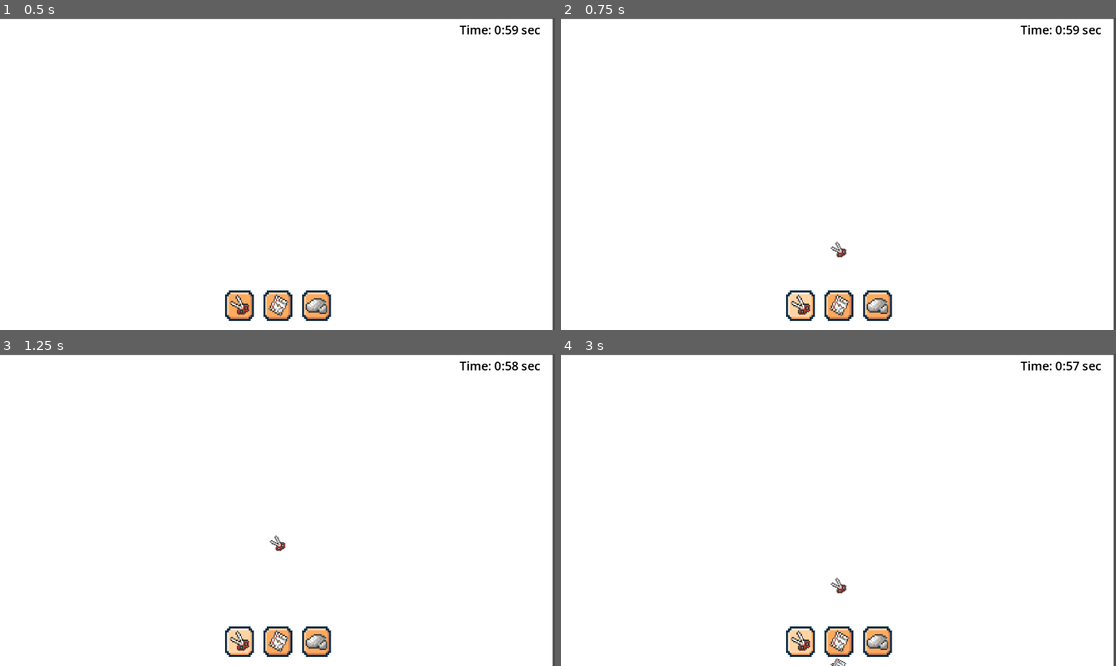
Above: before the commit, frames 1-4 (two rows, left to right).
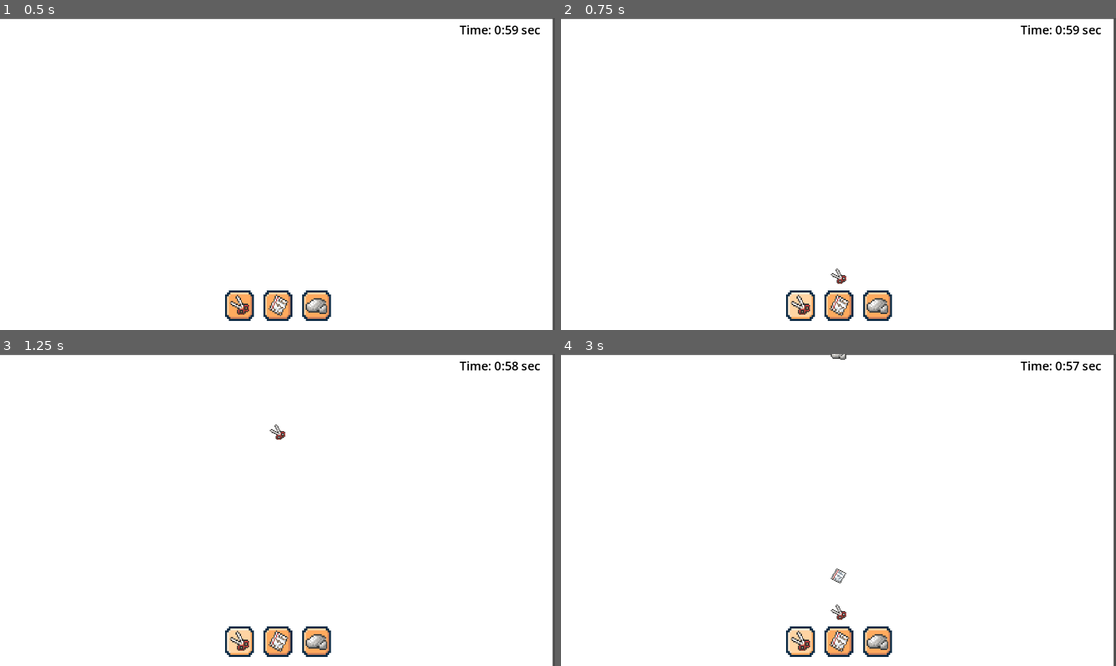
Above: after the commit, the same moments.

Repository: WebsterMiguelle/UnnamedRPS_MockProject
Game: Godot game, scene res://Box.tscn
The game is run twice, just before and just after one commit, with the same random seed, the same clock (stepped at 60 frames per second) and the same inputs. This scene is started directly instead of the project's main scene.
Inputs (mouse positions are in pixels of both pictures, inside the frame that each line leads up to):
- Up to frame 1 (0.5 s): no input
- Up to frame 2 (0.75 s): click (799, 305) at 0.5 s
- Up to frame 3 (1.25 s): no input
- Up to frame 4 (3 s): click (838, 641) at 1.25 s; click (877, 641) at 2 s; click (799, 641) at 2.75 s

Frame 1 is identical in both runs. In frame 2, 0.1% of the frame differs, in the area x 48-52%, y 71-86%; in frame 3, 0.1%; in frame 4, 0.3%, in the area x 48-52%, y 0-100%.

Commit message:
last minute fixes to the "no collision gravity" issue

Diff:
--- a/background.gd
+++ b/background.gd
@@ -50,8 +50,9 @@
 
 func animate_up(shape):
 	var tween = create_tween()
-	tween.tween_property(shape, "position:y", shape.position.y - 500, 0.5)
-	tween.tween_property(shape, "position:y", shape.position.y - 50, 0.5)
+	tween.tween_property(shape, "position:y", shape.position.y - (get_viewport().size.y + 100), 1)
+	#ADD A COLLISION DETECTION THING HERE WHERE IF THE COLLISION IS DETECTED THEN THE SHAPE
+	tween.tween_property(shape, "position:y", shape.position.y, 1)
 
 
 func spawn_enemy_top():
--- a/project.godot
+++ b/project.godot
@@ -11,7 +11,7 @@
 [application]
 
 config/name="Mock GameDev"
-run/main_scene="uid://chucarwh7wvmd"
+run/main_scene="uid://b1q0txh4ap1gv"
 config/features=PackedStringArray("4.6", "GL Compatibility")
 config/icon="res://icon.svg"
 run/canvas_textures/default_texture_filter=1
